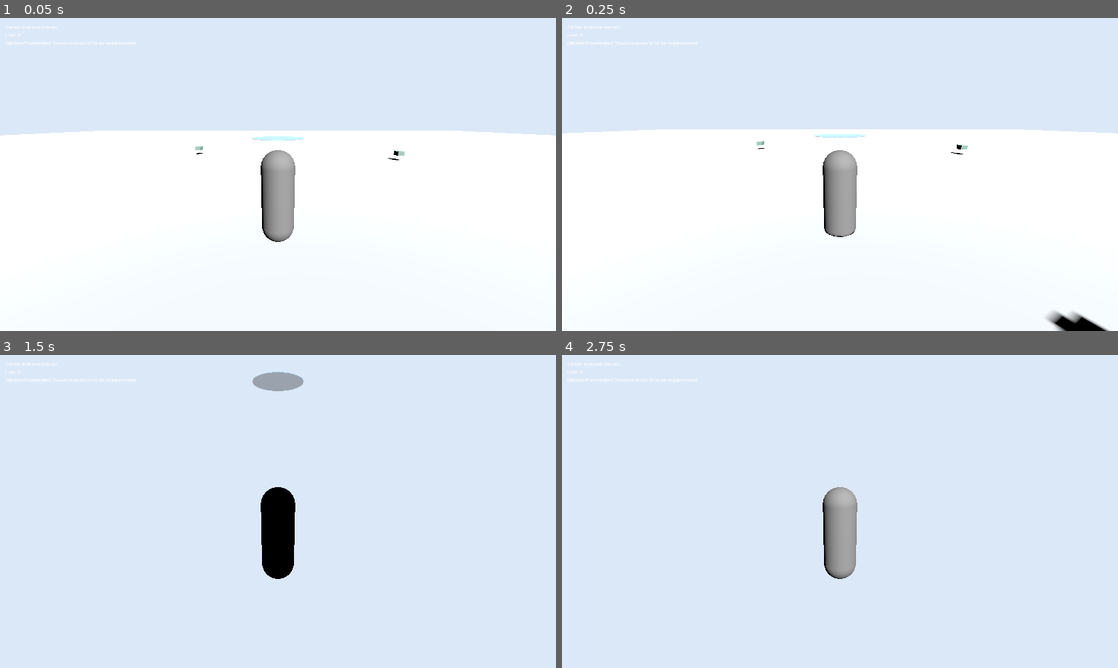
Above: before the commit, frames 1-4 (two rows, left to right).
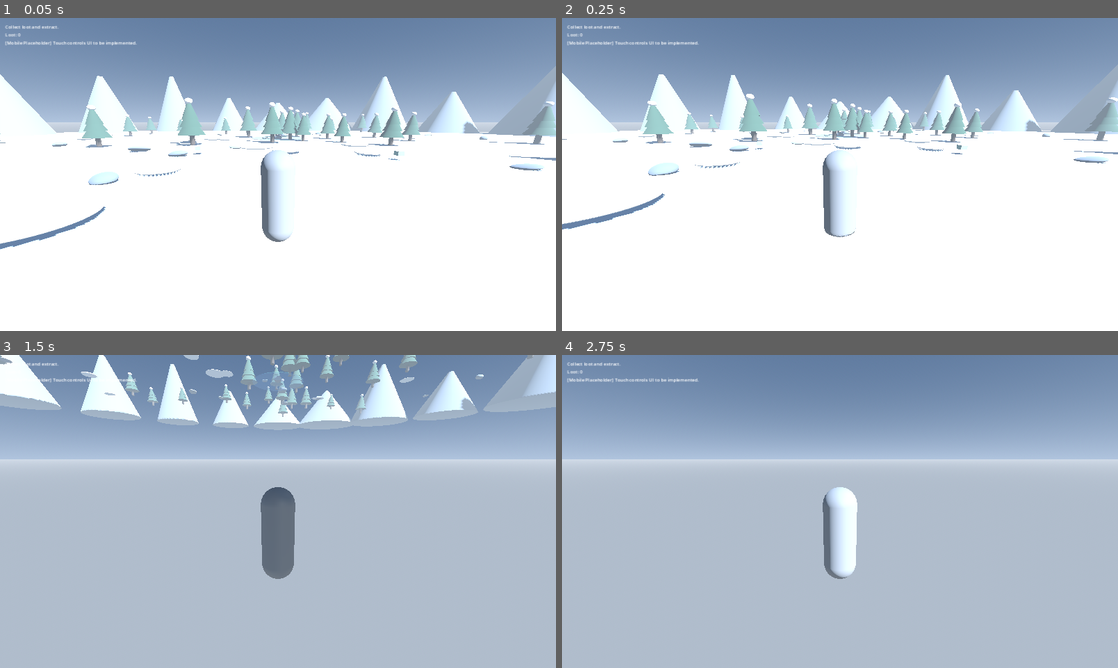
Above: after the commit, the same moments.

Repository: bebo5391/black-winter-extraction
Game: Godot game, scene res://scenes/Main.tscn
The game is run twice, just before and just after one commit, with the same random seed, the same clock (stepped at 60 frames per second) and the same inputs.
Inputs (mouse positions are in pixels of both pictures, inside the frame that each line leads up to):
- Up to frame 1 (0.05 s): no input
- Up to frame 2 (0.25 s): no input
- Up to frame 3 (1.5 s): move the mouse to (305, 511) at 0.52 s; hold W (move_forward) from 0.53 s (still down); tap Space (jump) at 0.77 s; move the mouse to (250, 511) at 1.27 s
- Up to frame 4 (2.75 s): keep holding W (move_forward); tap Space (jump) at 1.52 s; move the mouse to (851, 505) at 2.02 s

The runs differ from the first frame. In frame 1, 38% of the frame differs, in the area x 0-100%, y 0-74%; in frame 2, 38%; in frame 3, 96%; in frame 4, 99%, in the area x 0-100%, y 0-100%.

Commit message:
Create compatibility-friendly snowy world environment

Diff:
--- a/project.godot
+++ b/project.godot
@@ -55,4 +55,5 @@
 
 [rendering]
 
+rendering/renderer/rendering_method="gl_compatibility"
 environment/defaults/default_clear_color=Color(0.86, 0.91, 0.97, 1)
--- a/scenes/Main.tscn
+++ b/scenes/Main.tscn
@@ -1,11 +1,12 @@
-[gd_scene load_steps=13 format=3]
+[gd_scene load_steps=16 format=3]
 
 [ext_resource type="PackedScene" path="res://scenes/player/Player.tscn" id="1"]
 [ext_resource type="Script" path="res://scripts/main.gd" id="2"]
 
 [sub_resource type="StandardMaterial3D" id="1"]
-albedo_color = Color(0.96, 0.98, 1, 1)
-roughness = 0.95
+albedo_color = Color(0.93, 0.97, 1, 1)
+roughness = 0.88
+specular = 0.32
 
 [sub_resource type="PlaneMesh" id="2"]
 size = Vector2(120, 120)
@@ -32,19 +33,45 @@
 albedo_color = Color(0.2, 0.7, 1, 0.3)
 transparency = 1
 
+[sub_resource type="ProceduralSkyMaterial" id="9"]
+sky_top_color = Color(0.33, 0.44, 0.59, 1)
+sky_horizon_color = Color(0.69, 0.77, 0.87, 1)
+ground_bottom_color = Color(0.69, 0.74, 0.8, 1)
+ground_horizon_color = Color(0.82, 0.86, 0.91, 1)
+
+[sub_resource type="Sky" id="10"]
+sky_material = SubResource("9")
+
+[sub_resource type="Environment" id="11"]
+background_mode = 2
+sky = SubResource("10")
+ambient_light_source = 3
+ambient_light_color = Color(0.69, 0.78, 0.9, 1)
+ambient_light_energy = 0.5
+fog_enabled = true
+fog_light_color = Color(0.76, 0.84, 0.92, 1)
+fog_light_energy = 0.85
+fog_density = 0.015
+fog_sky_affect = 0.55
+
 [node name="Main" type="Node3D"]
 script = ExtResource("2")
 
 [node name="WorldEnvironment" type="WorldEnvironment" parent="."]
+environment = SubResource("11")
 
 [node name="DirectionalLight3D" type="DirectionalLight3D" parent="."]
-rotation = Vector3(-0.65, 0.45, 0)
-light_energy = 1.6
+rotation = Vector3(-0.78, 0.95, 0)
+light_color = Color(0.88, 0.93, 1, 1)
+light_energy = 2.0
 shadow_enabled = true
+shadow_bias = 0.06
 
 [node name="SnowGround" type="MeshInstance3D" parent="."]
 mesh = SubResource("2")
 material_override = SubResource("1")
+
+[node name="EnvironmentDecor" type="Node3D" parent="."]
 
 [node name="Player" parent="." instance=ExtResource("1")]
 position = Vector3(0, 0.2, 8)
--- a/scripts/main.gd
+++ b/scripts/main.gd
@@ -4,11 +4,15 @@
 @onready var loot_root: Node3D = $Loot
 @onready var extraction_zone: Area3D = $ExtractionZone
 @onready var hud_label: Label = $UI/HUD/MarginContainer/VBoxContainer/StatusLabel
+@onready var decor_root: Node3D = $EnvironmentDecor
 
 var loot_collected: int = 0
 var extracted: bool = false
+var _rng: RandomNumberGenerator = RandomNumberGenerator.new()
 
 func _ready() -> void:
+	_rng.seed = 24021989
+	_build_environment_decor()
 	for node in loot_root.get_children():
 		node.add_to_group("loot_pickup")
 	_update_hud("Collect loot and extract.")
@@ -39,3 +43,135 @@
 
 func _update_hud(message: String) -> void:
 	hud_label.text = "%s\nLoot: %d" % [message, loot_collected]
+
+func _build_environment_decor() -> void:
+	_build_mountain_ring(70.0, 24)
+	_scatter_pine_trees(65)
+	_scatter_rocks(36)
+	_scatter_snow_mounds(22)
+
+func _build_mountain_ring(radius: float, count: int) -> void:
+	var mountain_material := StandardMaterial3D.new()
+	mountain_material.albedo_color = Color(0.53, 0.57, 0.62)
+	mountain_material.roughness = 0.98
+
+	for i in count:
+		var angle := TAU * float(i) / float(count)
+		var direction := Vector3(cos(angle), 0.0, sin(angle))
+		var mountain := MeshInstance3D.new()
+		var mountain_mesh := CylinderMesh.new()
+		var base_radius := _rng.randf_range(6.5, 11.0)
+		var height := _rng.randf_range(10.0, 20.0)
+		mountain_mesh.top_radius = 0.6
+		mountain_mesh.bottom_radius = base_radius
+		mountain_mesh.height = height
+		mountain.mesh = mountain_mesh
+		mountain.material_override = mountain_material
+		mountain.position = direction * radius
+		mountain.position.y = height * 0.5 - 0.5
+		mountain.rotation.y = _rng.randf_range(0.0, TAU)
+		decor_root.add_child(mountain)
+
+func _scatter_pine_trees(count: int) -> void:
+	var trunk_material := StandardMaterial3D.new()
+	trunk_material.albedo_color = Color(0.23, 0.16, 0.11)
+	trunk_material.roughness = 0.92
+
+	var foliage_material := StandardMaterial3D.new()
+	foliage_material.albedo_color = Color(0.14, 0.28, 0.2)
+	foliage_material.roughness = 0.95
+
+	var snow_cap_material := StandardMaterial3D.new()
+	snow_cap_material.albedo_color = Color(0.96, 0.98, 1.0)
+	snow_cap_material.roughness = 0.86
+
+	for _i in count:
+		var tree_root := Node3D.new()
+		var tree_scale := _rng.randf_range(0.85, 1.35)
+		tree_root.position = _sample_ring_position(16.0, 55.0)
+		tree_root.rotation.y = _rng.randf_range(0.0, TAU)
+		tree_root.scale = Vector3.ONE * tree_scale
+
+		var trunk := MeshInstance3D.new()
+		var trunk_mesh := CylinderMesh.new()
+		trunk_mesh.top_radius = 0.2
+		trunk_mesh.bottom_radius = 0.24
+		trunk_mesh.height = 2.2
+		trunk.mesh = trunk_mesh
+		trunk.material_override = trunk_material
+		trunk.position.y = 1.1
+		tree_root.add_child(trunk)
+
+		for layer in 3:
+			var leaves := MeshInstance3D.new()
+			var leaf_mesh := CylinderMesh.new()
+			leaf_mesh.top_radius = 0.08
+			leaf_mesh.bottom_radius = 1.25 - (layer * 0.25)
+			leaf_mesh.height = 1.7
+			leaves.mesh = leaf_mesh
+			leaves.material_override = foliage_material
+			leaves.position.y = 1.8 + layer * 0.7
+			tree_root.add_child(leaves)
+
+		var snow_cap := MeshInstance3D.new()
+		var snow_mesh := SphereMesh.new()
+		snow_mesh.radius = 0.36
+		snow_mesh.height = 0.55
+		snow_cap.mesh = snow_mesh
+		snow_cap.material_override = snow_cap_material
+		snow_cap.position.y = 4.0
+		tree_root.add_child(snow_cap)
+
+		decor_root.add_child(tree_root)
+
+func _scatter_rocks(count: int) -> void:
+	var rock_material := StandardMaterial3D.new()
+	rock_material.albedo_color = Color(0.48, 0.52, 0.57)
+	rock_material.roughness = 1.0
+
+	for _i in count:
+		var rock := MeshInstance3D.new()
+		var rock_mesh := SphereMesh.new()
+		rock_mesh.radius = _rng.randf_range(0.35, 0.9)
+		rock_mesh.height = _rng.randf_range(0.45, 1.2)
+		rock.mesh = rock_mesh
+		rock.material_override = rock_material
+		rock.position = _sample_ring_position(8.0, 52.0)
+		rock.position.y = rock_mesh.height * 0.22
+		rock.scale = Vector3(
+			_rng.randf_range(0.8, 1.5),
+			_rng.randf_range(0.45, 0.9),
+			_rng.randf_range(0.9, 1.6)
+		)
+		rock.rotation = Vector3(
+			_rng.randf_range(0.0, 0.2),
+			_rng.randf_range(0.0, TAU),
+			_rng.randf_range(0.0, 0.2)
+		)
+		decor_root.add_child(rock)
+
+func _scatter_snow_mounds(count: int) -> void:
+	var mound_material := StandardMaterial3D.new()
+	mound_material.albedo_color = Color(0.95, 0.98, 1.0)
+	mound_material.roughness = 0.9
+
+	for _i in count:
+		var mound := MeshInstance3D.new()
+		var mound_mesh := SphereMesh.new()
+		mound_mesh.radius = _rng.randf_range(0.6, 1.3)
+		mound_mesh.height = _rng.randf_range(0.4, 0.9)
+		mound.mesh = mound_mesh
+		mound.material_override = mound_material
+		mound.position = _sample_ring_position(4.0, 50.0)
+		mound.position.y = mound_mesh.height * 0.3
+		mound.scale = Vector3(
+			_rng.randf_range(1.0, 1.7),
+			_rng.randf_range(0.35, 0.7),
+			_rng.randf_range(1.0, 1.7)
+		)
+		decor_root.add_child(mound)
+
+func _sample_ring_position(min_radius: float, max_radius: float) -> Vector3:
+	var angle := _rng.randf_range(0.0, TAU)
+	var radius := _rng.randf_range(min_radius, max_radius)
+	return Vector3(cos(angle) * radius, 0.0, sin(angle) * radius)
